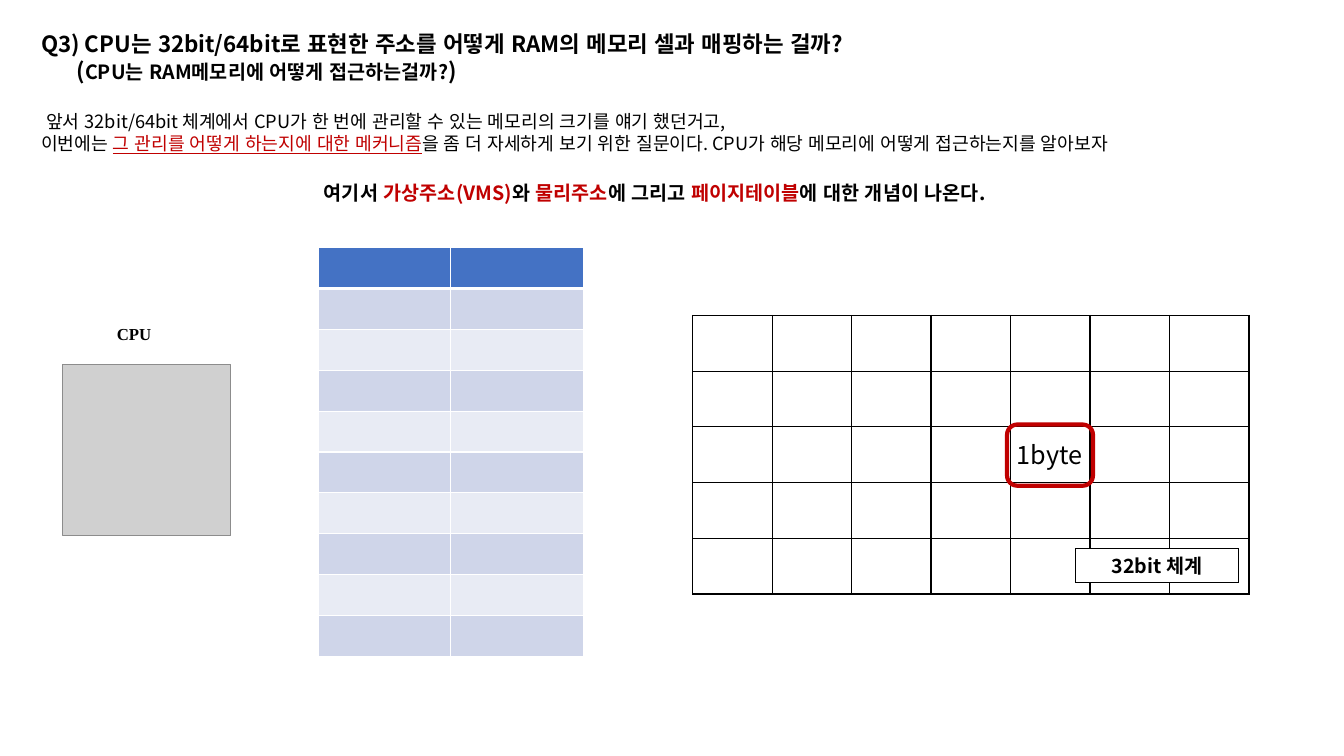
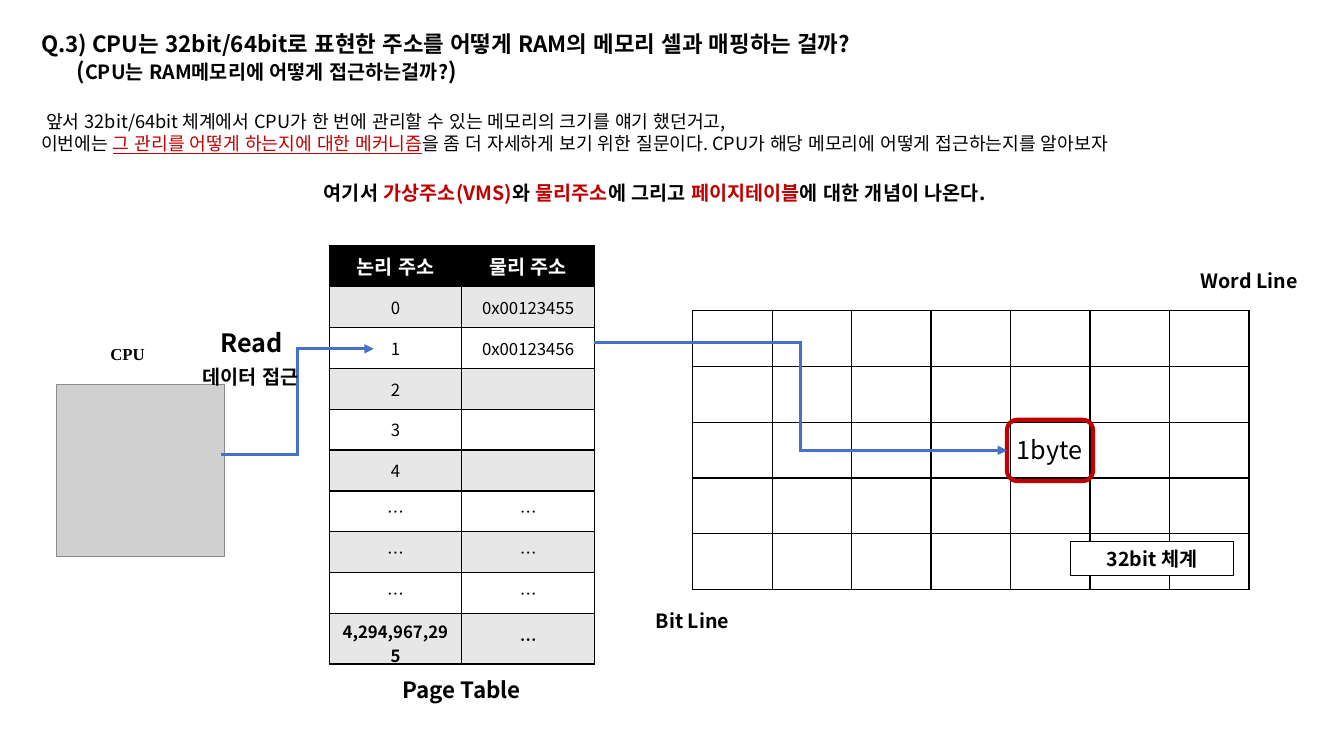
Before and after one commit to taehyuklee/C-CppStudy, a slide deck: slide 6 of CSwithC/CS-explanation.pptx. Drawn at 1344x756 pixels with LibreOffice and Linux fonts; fonts in the diff are those of the drawing; grey boxes stand for pictures. Boxes give left, top, right and bottom in pixels: in the first picture for what was removed or moved away, otherwise in the second. Text is boxed around its words. In the diff, an @@ line names an element or a change of style, - is before the commit and + after.

```diff
--- a/CSwithC/CS-explanation.pptx
+++ b/CSwithC/CS-explanation.pptx
@@ text at <box>41,33,850,57</box>: text changed @@
-Q3) CPU는 32bit/64bit로 표현한 주소를 어떻게 RAM의 메모리 셀과 매핑하는 걸까?
+Q.3) CPU는 32bit/64bit로 표현한 주소를 어떻게 RAM의 메모리 셀과 매핑하는 걸까?
@@ table at <box>330,246,596,655</box> @@
-row 1, column 1: 
+row 1, column 1: 논리 주소
-row 1, column 2: 
+row 1, column 2: 물리 주소
-row 2, column 1: 
+row 2, column 1: 0
-row 2, column 2: 
+row 2, column 2: 0x00123455
-row 3, column 1: 
+row 3, column 1: 1
-row 3, column 2: 
+row 3, column 2: 0x00123456
-row 4, column 1: 
+row 4, column 1: 2
-row 5, column 1: 
+row 5, column 1: 3
-row 6, column 1: 
+row 6, column 1: 4
-row 7, column 1: 
+row 7, column 1: …
-row 7, column 2: 
+row 7, column 2: …
-row 8, column 1: 
+row 8, column 1: …
-row 8, column 2: 
+row 8, column 2: …
-row 9, column 1: 
+row 9, column 1: …
-row 9, column 2: 
+row 9, column 2: …
-row 10, column 1: 
+row 10, column 1: 4,294,967,295
-row 10, column 2: 
+row 10, column 2: …
@@ fill #4472C4 to #000000 in row 1 @@
@@ fill #CFD5EA to #E7E7E7 in 10 cells @@
@@ fill #E9EBF5 to #FFFFFF in 8 cells @@
@@ borders changed @@
@@ table: place and size @@
-table at <box>318,248,584,657</box>
+table at <box>330,246,596,655</box>
@@ text added at <box>1201,272,1297,289</box>, 14 pt, text #000000, bold @@
+Word Line
@@ 1 text, 1 rounded rectangle, 1 table: place and size @@
-1 text, 1 rounded rectangle, 1 table at <box>693,316,1250,594</box>
+1 text, 1 rounded rectangle, 1 table at <box>693,311,1250,589</box>
@@ text "CPU": place and size @@
-text "CPU" at <box>117,329,151,340</box>
+text "CPU" at <box>110,349,144,360</box>
@@ text added at <box>221,332,283,353</box>, 18 pt, text #000000, bold @@
+Read
@@ elbow arrow added from (222, 455) to (374, 349), #4472C4 2.25 pt @@
@@ elbow arrow added from (595, 343) to (1007, 451), #4472C4 2.25 pt @@
@@ picture: place and size @@
-picture at <box>63,364,231,535</box>
+picture at <box>56,385,225,557</box>
@@ text added at <box>203,364,298,390</box>, 14 pt, text #000000, bold @@
+데이터 접근
@@ rectangle "32bit 체계": place and size @@
-rectangle "32bit 체계" at <box>1076,548,1239,583</box>
+rectangle "32bit 체계" at <box>1071,542,1234,577</box>
@@ text added at <box>656,612,729,629</box>, 14 pt, text #000000, bold @@
+Bit Line
@@ text added at <box>403,680,521,704</box>, 16 pt, text #000000, bold @@
+Page Table
```
Also in this commit, not shown: 1 other slide changed, 3 slides added.
